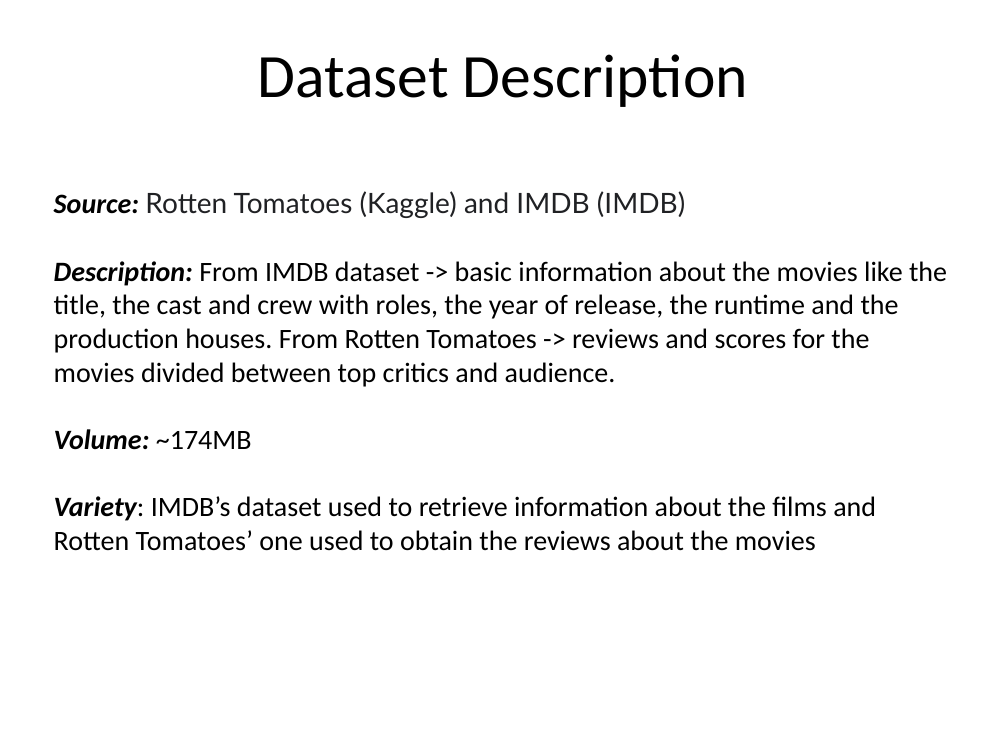
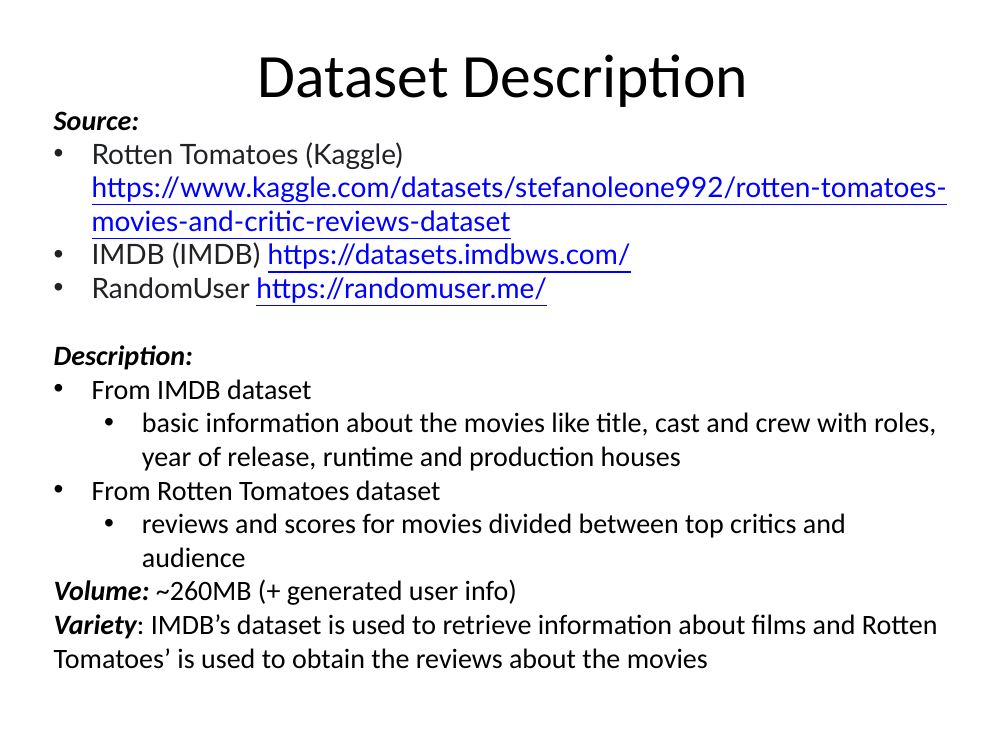
Before and after one commit to glmquint/RottenMovies, a slide deck: slide 4 of Presentazione.pptx. Drawn at 1008x756 pixels with LibreOffice and Linux fonts; fonts in the diff are those of the drawing; background and template pictures are left out. Boxes give left, top, right and bottom in pixels: in the first picture for what was removed or moved away, otherwise in the second. Text is boxed around its words. In the diff, an @@ line names an element or a change of style, - is before the commit and + after.

Commit message:
done presentation

```diff
--- a/Presentazione.pptx
+++ b/Presentazione.pptx
@@ text at <box>54,111,947,669</box>: text changed @@
-Source: Rotten Tomatoes (Kaggle) and IMDB (IMDB)
-Description: From IMDB dataset -> basic information about the movies like the title, the cast and crew with roles, the year of release, the runtime and the production houses. From Rotten Tomatoes -> reviews and scores for the movies divided between top critics and audience.
-Volume: ~174MB
-Variety: IMDB’s dataset used to retrieve information about the films and Rotten Tomatoes’ one used to obtain the reviews about the movies
+Source:
+• Rotten Tomatoes (Kaggle) https://www.kaggle.com/datasets/stefanoleone992/rotten-tomatoes-movies-and-critic-reviews-dataset
+• IMDB (IMDB) https://datasets.imdbws.com/
+• RandomUser https://randomuser.me/
+Description:
+• From IMDB dataset
+  • basic information about the movies like title, cast and crew with roles, year of release, runtime and production houses
+• From Rotten Tomatoes dataset
+  • reviews and scores for movies divided between top critics and audience
+Volume: ~260MB (+ generated user info)
+Variety: IMDB’s dataset is used to retrieve information about films and Rotten Tomatoes’ is used to obtain the reviews about the movies
```
Also in this commit, not shown: 6 other slides changed, 5 other files.
